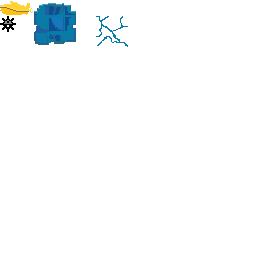
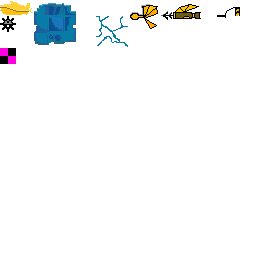
Two versions of the same layered image (256 x 256). Layer-by-layer changes:
added layer "harpoon" in group "Groupe de calques" over [131, 4, 240, 20]
added layer "boost" in group "Groupe de calques" over [130, 4, 158, 29]
painted on "Calque" over [0, 48, 16, 64]
